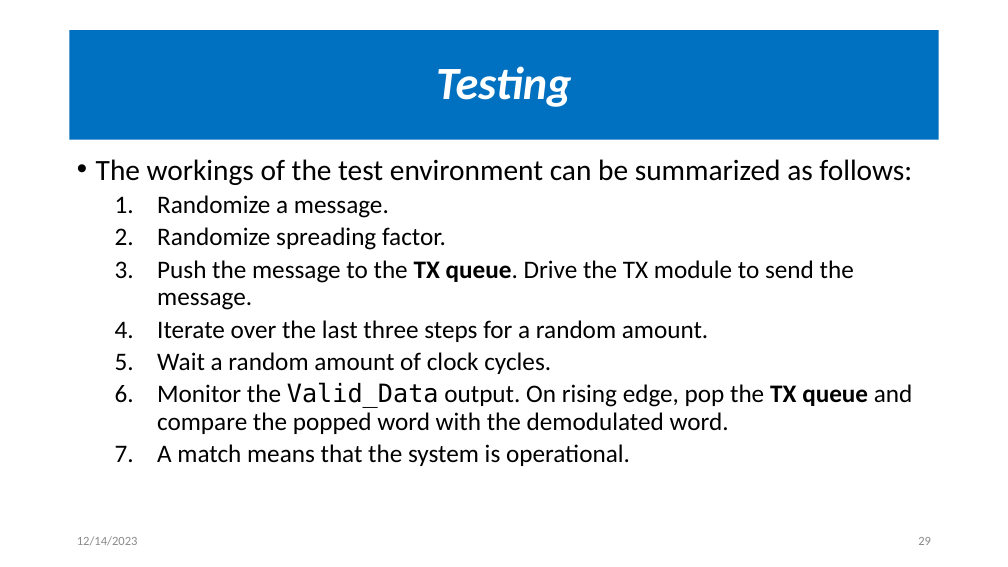
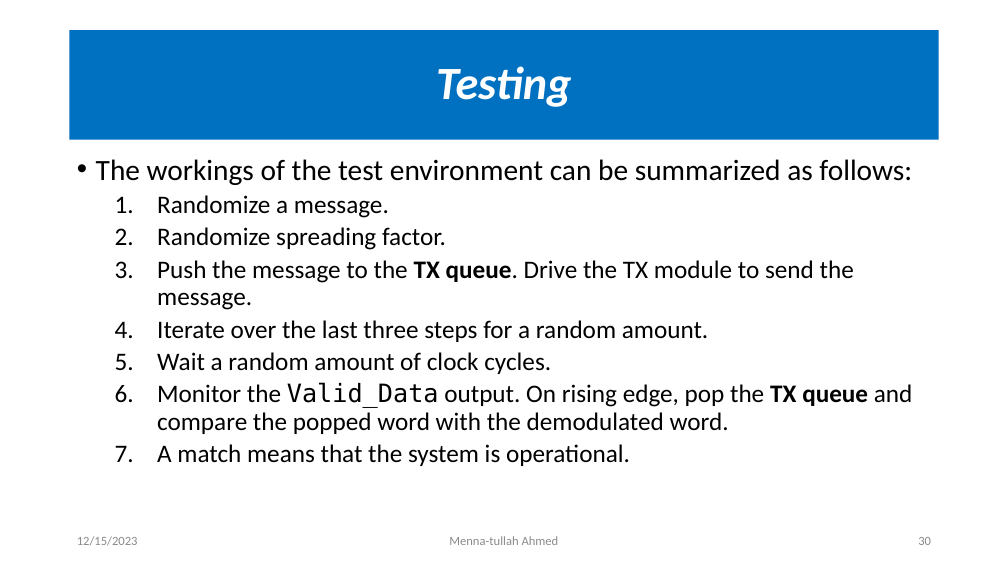
Before and after one commit to OmarAmer01/DCSK, a slide deck: slide 30 of docs/Presentation/main.pptx (slide 29 before the commit). Drawn at 1008x567 pixels with LibreOffice and Linux fonts; fonts in the diff are those of the drawing. Boxes give left, top, right and bottom in pixels: in the first picture for what was removed or moved away, otherwise in the second. Text is boxed around its words. In the diff, an @@ line names an element or a change of style, - is before the commit and + after.

```diff
--- a/docs/Presentation/main.pptx
+++ b/docs/Presentation/main.pptx
@@ text at bbox=[77, 536, 138, 546]: text changed @@
-12/14/2023
+12/15/2023
@@ text added at bbox=[449, 536, 559, 545], 12 pt, text #8C8C8C @@
+Menna-tullah Ahmed
@@ page number at bbox=[918, 537, 931, 545]: text changed @@
-29
+30
```
Also in this commit, not shown: 34 other slides changed, 4 slides added.
